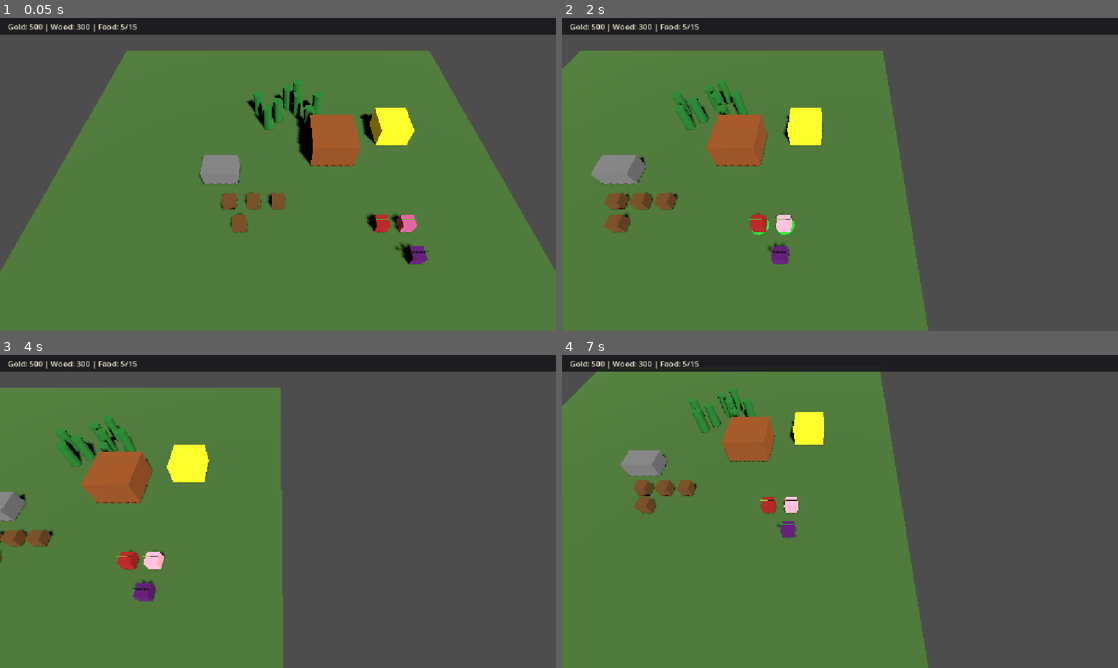
Above: before the commit, frames 1-4 (two rows, left to right).
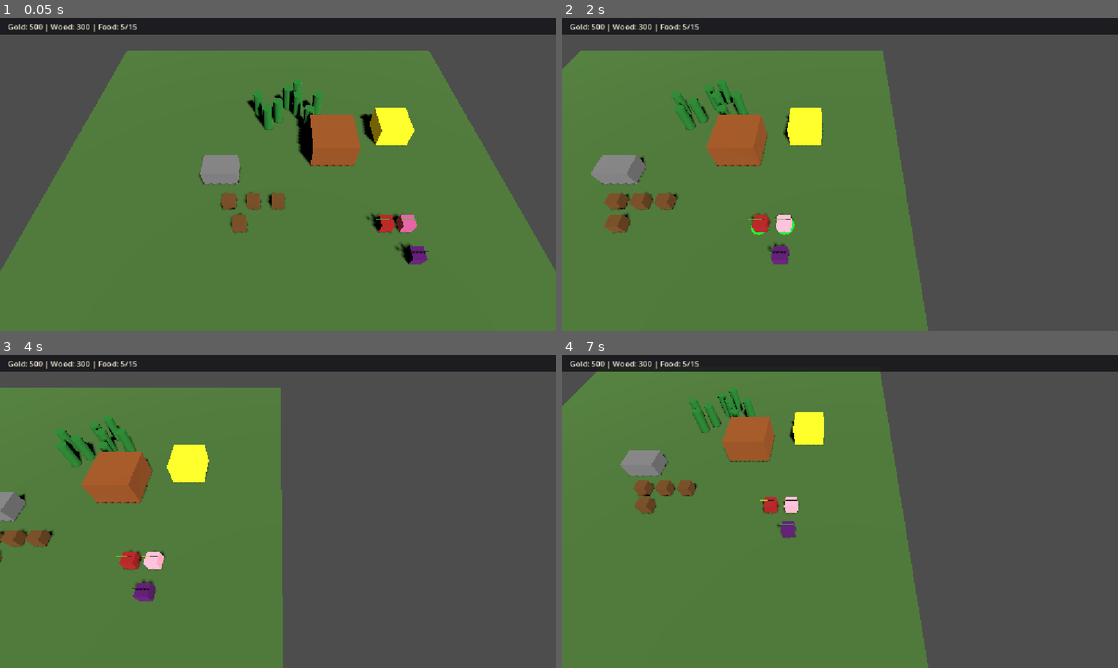
Above: after the commit, the same moments.

Repository: nplvkntx/endless-battle
Game: Godot game, scene res://scenes/main.tscn
Same seed, same stepped clock (60 frames per second), same inputs: the game is played once before the commit and once after it.
Inputs (mouse positions are in pixels of both pictures, inside the frame that each line leads up to):
- Up to frame 1 (0.05 s): no input
- Up to frame 2 (2 s): tap Enter at 0.5 s; move the mouse to (962, 158) at 0.52 s; hold Right (ui_right) 0.53-1.25 s; tap B at 0.6 s; click (962, 158) at 0.67 s; drag from (728, 190) to (812, 237) at 1.27 s
- Up to frame 3 (4 s): move the mouse to (333, 442) at 2.02 s; hold Right (ui_right) 2.03-2.75 s; tap B at 2.1, 3.6 s; drag from (250, 574) to (111, 464) at 2.77 s; move the mouse to (444, 558) at 3.52 s; hold Left (ui_left) from 3.53 s (still down)
- Up to frame 4 (7 s): release Left (ui_left) at 4.25 s; drag from (673, 464) to (756, 433) at 4.27 s; move the mouse to (867, 511) at 5.02 s; hold Down (ui_down) 5.03-5.75 s; tap B at 5.1, 6.6 s; click (867, 511) at 5.17 s; drag from (756, 433) to (728, 527) at 5.77 s; tap Space at 6.5 s; move the mouse to (962, 495) at 6.52 s; hold Up (ui_up) from 6.53 s (still down)

The runs differ from the first frame. In frame 1, 0.1% of the frame differs, in the area x 66-71%, y 62-69%; in frame 2, less than 0.1%; in frame 3, less than 0.1%; in frame 4, less than 0.1%.

Commit message:
Add placeholder swordsman attack animation

Diff:
--- a/scripts/units/swordsman.gd
+++ b/scripts/units/swordsman.gd
@@ -9,12 +9,17 @@
 
 const HEALTH_BAR_WIDTH := 1.2
 const HEALTH_BAR_HUE_GREEN := 0.333333
+const ATTACK_LUNGE_DISTANCE := 0.35
+const ATTACK_LUNGE_DURATION := 0.12
 
 @onready var _health_component: HealthComponent = $HealthComponent
 @onready var _health_bar: Node3D = $HealthBar
 @onready var _health_bar_fill: MeshInstance3D = $HealthBar/Fill
+@onready var _body_mesh: MeshInstance3D = $MeshInstance3D
 
 var _health_bar_fill_material: StandardMaterial3D
+var _body_mesh_rest_position: Vector3
+var _attack_lunge_tween: Tween
 var _attack_target: EnemyDummy = null
 var _attack_cooldown_timer: float = 0.0
 var _has_chase_target: bool = false
@@ -28,6 +33,7 @@
 	_health_component.health_changed.connect(_on_health_changed)
 	_health_component.health_depleted.connect(_on_health_depleted)
 	_update_health_bar(_health_component.current_health, _health_component.max_health)
+	_body_mesh_rest_position = _body_mesh.position
 
 
 func _on_health_changed(current_health: int, max_health: int) -> void:
@@ -141,11 +147,39 @@
 
 	_attack_target.take_damage(float(attack_damage), self)
 	MeleeHitSound.play_at(self, _attack_target.global_position)
+	_play_attack_animation()
 	print(
 		"Swordsman dealt %d damage. Target remaining health: %d"
 		% [attack_damage, _attack_target.get_current_health()]
 	)
 	_attack_cooldown_timer = attack_cooldown
+
+
+func _play_attack_animation() -> void:
+	if _attack_lunge_tween != null and _attack_lunge_tween.is_valid():
+		_attack_lunge_tween.kill()
+
+	var lunge_offset := Vector3.ZERO
+	if is_instance_valid(_attack_target):
+		var direction := _attack_target.global_position - global_position
+		direction.y = 0.0
+		if direction.length_squared() > 0.001:
+			lunge_offset = global_transform.basis.inverse() * (direction.normalized() * ATTACK_LUNGE_DISTANCE)
+
+	_body_mesh.position = _body_mesh_rest_position
+	_attack_lunge_tween = create_tween()
+	_attack_lunge_tween.tween_property(
+		_body_mesh,
+		"position",
+		_body_mesh_rest_position + lunge_offset,
+		ATTACK_LUNGE_DURATION * 0.45
+	).set_trans(Tween.TRANS_QUAD).set_ease(Tween.EASE_OUT)
+	_attack_lunge_tween.tween_property(
+		_body_mesh,
+		"position",
+		_body_mesh_rest_position,
+		ATTACK_LUNGE_DURATION * 0.55
+	).set_trans(Tween.TRANS_QUAD).set_ease(Tween.EASE_IN)
 
 
 func take_damage(amount: float) -> void:
